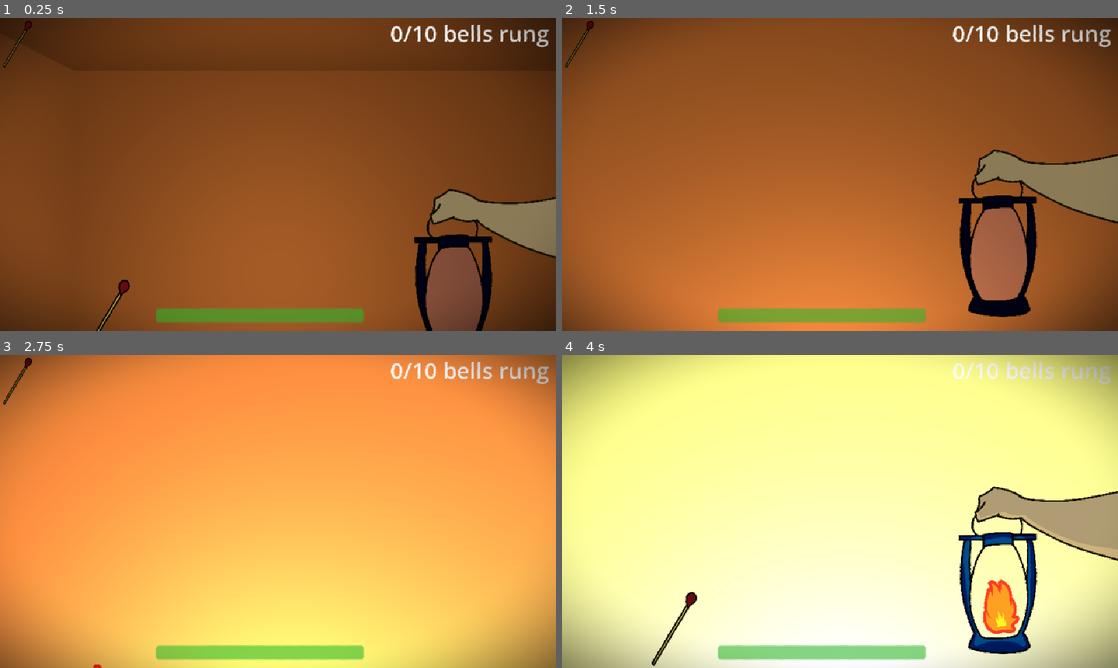
Above: before the commit, frames 1-4 (two rows, left to right).
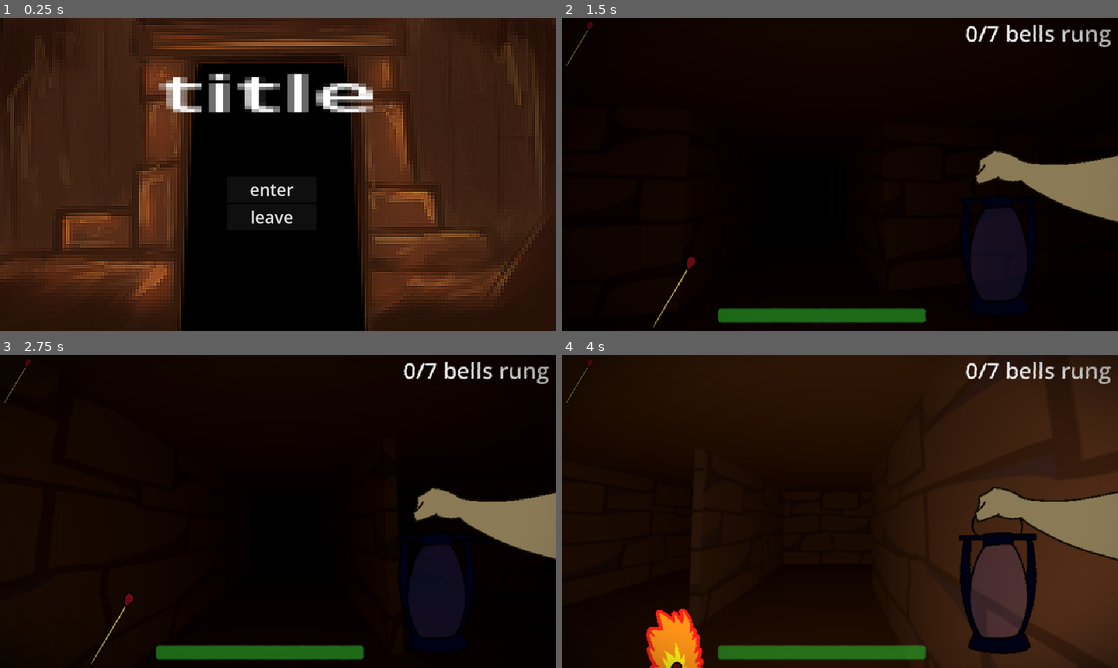
Above: after the commit, the same moments.

Repository: AvenirTheArtist/MazeGame
Game: Godot game, scene res://main_menu.tscn
The game is run twice, just before and just after one commit, with the same random seed, the same clock (stepped at 60 frames per second) and the same inputs. Before the commit the project starts from res://maps/test_level.tscn.
Inputs (mouse positions are in pixels of both pictures, inside the frame that each line leads up to):
- Up to frame 1 (0.25 s): no input
- Up to frame 2 (1.5 s): click (834, 190) at 0.5 s, where only the run after the commit has a clickable "enter"; tap Enter (ui_accept) at 1.25, 1.35 s; move the mouse to (867, 174) at 1.27 s; hold W (forward) from 1.28 s (still down)
- Up to frame 3 (2.75 s): keep holding W (forward); tap Enter (ui_accept) at 1.52, 1.82, 2.27, 2.3, 2.57 s; move the mouse to (250, 511) at 2.02 s; right-click (250, 511) at 2.1 s
- Up to frame 4 (4 s): keep holding W (forward); move the mouse to (851, 505) at 2.77 s; click (851, 505) at 2.85 s; tap Enter (ui_accept) at 3.05, 3.77, 3.8 s; move the mouse to (834, 517) at 3.52 s; tap Shift (sprint) at 3.6 s

The runs differ from the first frame. In frame 1, 92% of the frame differs, in the area x 0-100%, y 0-100%; in frame 2, 95%; in frame 3, 100%; in frame 4, 99%.

Commit message:
rebalance + los detection

Diff:
--- a/entities/ghost.tscn
+++ b/entities/ghost.tscn
@@ -23,7 +23,9 @@
 
 [node name="ghost" type="CharacterBody3D" unique_id=1867606666 groups=["ghost"]]
 script = ExtResource("1_4a7c8")
-speed = 5.3
+chase_speed = 5.3
+stun_speed = 9.0
+alert_speed = 5.6
 patrol_pos = Array[Vector3]([Vector3(1, 1, 4), Vector3(-2, 1, 6), Vector3(-8, 1, 2), Vector3(0, 1, -4)])
 
 [node name="CollisionShape3D" type="CollisionShape3D" parent="." unique_id=1286315396]
@@ -55,9 +57,10 @@
 [node name="proximity_sound" type="AudioStreamPlayer3D" parent="sound_player" unique_id=72392308]
 stream = ExtResource("2_rbinr")
 volume_db = 1.0
+unit_size = 66.67
 max_db = -1.0
 autoplay = true
-max_distance = 10.0
+max_distance = 12.0
 panning_strength = 2.0
 
 [node name="alerted_scream" type="AudioStreamPlayer3D" parent="sound_player" unique_id=173091261]
@@ -73,6 +76,9 @@
 max_db = 5.0
 pitch_scale = 0.9
 
+[node name="los_detection" type="RayCast3D" parent="." unique_id=370817529]
+target_position = Vector3(0, 0, -12)
+
 [connection signal="target_reached" from="NavigationAgent3D" to="." method="_on_navigation_agent_3d_target_reached"]
 [connection signal="body_entered" from="player_proximity_detection" to="." method="_on_player_proximity_detection_body_entered"]
 [connection signal="body_exited" from="player_proximity_detection" to="." method="_on_player_proximity_detection_body_exited"]
--- a/project.godot
+++ b/project.godot
@@ -11,7 +11,7 @@
 [application]
 
 config/name="mazegame"
-run/main_scene="uid://biiskriaojkqp"
+run/main_scene="uid://cmdj4mgmded3t"
 config/features=PackedStringArray("4.6", "GL Compatibility")
 config/icon="res://icon.svg"
 <<<<<<<HEADrun/main_scene="uid://cmdj4mgmded3t"
--- a/scripts/ghost.gd
+++ b/scripts/ghost.gd
@@ -7,16 +7,20 @@
 	CHASING,
 	STUNNED
 }
-@export var speed = 9.0
+@export var chase_speed: float
+@export var stun_speed: float
+@export var alert_speed: float
 @export var patrol_pos: Array[Vector3]
 var alerted_pos: Vector3
 var next_dest: Vector3
 
 var state = states.ROAMING
+var player_in_range = false
 var update_timer = 0.0
 var stun_immunity = 0.0
 
 @onready var player_proximity = $player_proximity_detection
+@onready var los_ray = $los_detection
 @onready var nav = $NavigationAgent3D
 @onready var player = get_tree().get_first_node_in_group("player")
 @onready var sound_player: Node3D = $sound_player
@@ -38,6 +42,17 @@
 	if !all_sounds["proximity_sound"].playing:
 		all_sounds["proximity_sound"].play()
 
+	#region LOS
+	## TEST /// LOS detection code ///
+	if player_in_range:
+		los_ray.look_at(player.global_position)
+		if los_ray.is_colliding():
+			if los_ray.get_collider() is Player and state != states.CHASING:
+				state = states.CHASING
+				all_sounds["alerted_scream"].play()
+				#print("found")
+	#endregion
+
 	#TEMPORARY
 	if Input.is_action_just_pressed("ui_accept"):
 		move_to_player()
@@ -46,8 +61,11 @@
 	if stun_immunity > 0:
 		stun_immunity -= delta
 
+	var speed_final: float
 	#region /// updating navigation
 	match state:
+		states.ALERTED:
+			pass
 		states.CHASING:
 			update_timer -= delta
 			if update_timer <= 0:
@@ -55,9 +73,8 @@
 				var rand = randf_range(-0.1, 0.1)
 				randomize()
 				update_timer += 0.2 + rand
-
-		#states.STUNNED:
-			#next_dest = self.global_position
+		states.STUNNED:
+			speed_final = stun_speed
 	#endregion
 
 	nav.target_position = next_dest
@@ -66,7 +83,7 @@
 	direction.x = next_pos.x - global_position.x
 	direction.z = next_pos.z - global_position.z
 
-	var vel = direction.normalized() * speed
+	var vel = direction.normalized() * speed_final
 	velocity = vel
 
 	move_and_slide()
@@ -82,20 +99,20 @@
 
 ## move to a collected bell
 func move_to_bell(pos) -> void:
-	if state != states.CHASING:
+	if state != states.CHASING and state != states.STUNNED:
 		alerted_pos = pos
 		state = states.ALERTED
 		all_sounds["alerted_scream"].play()
 		next_dest = alerted_pos
 
 func move_to_player():
-	if state != states.CHASING:
+	if state != states.CHASING and state != states.STUNNED:
 		alerted_pos = player.global_position
 		state = states.ALERTED
 		all_sounds["alerted_scream"].play()
 		next_dest = alerted_pos
 
-## TEST TEST TEST 5 seconds of stun is ok? yes for now, might change later
+## TEST TEST TEST changed stun duration to 9s
 func get_stunned() -> void:
 	if stun_immunity > 0: return
 	player_proximity.get_child(0).disabled = true
@@ -108,19 +125,20 @@
 		if dist > 10 and dist < 25:
 			defined_pos = i
 	next_dest = defined_pos
-	stun_immunity = 15.0
+	stun_immunity = 18.0
 	await get_tree().create_timer(
-		5.0, false
+		9.0, false
 	).timeout
 	state = states.ROAMING
 	player_proximity.get_child(0).disabled = false
 
 
 ## start chase when player_proximity_detection sees a player
+
+
 func _on_player_proximity_detection_body_entered(body: Node3D) -> void:
 	if body.is_in_group("player"):
-		state = states.CHASING
-		all_sounds["alerted_scream"].play()
+		player_in_range = true
 
 
 func _on_player_proximity_detection_body_exited(body: Node3D) -> void:
